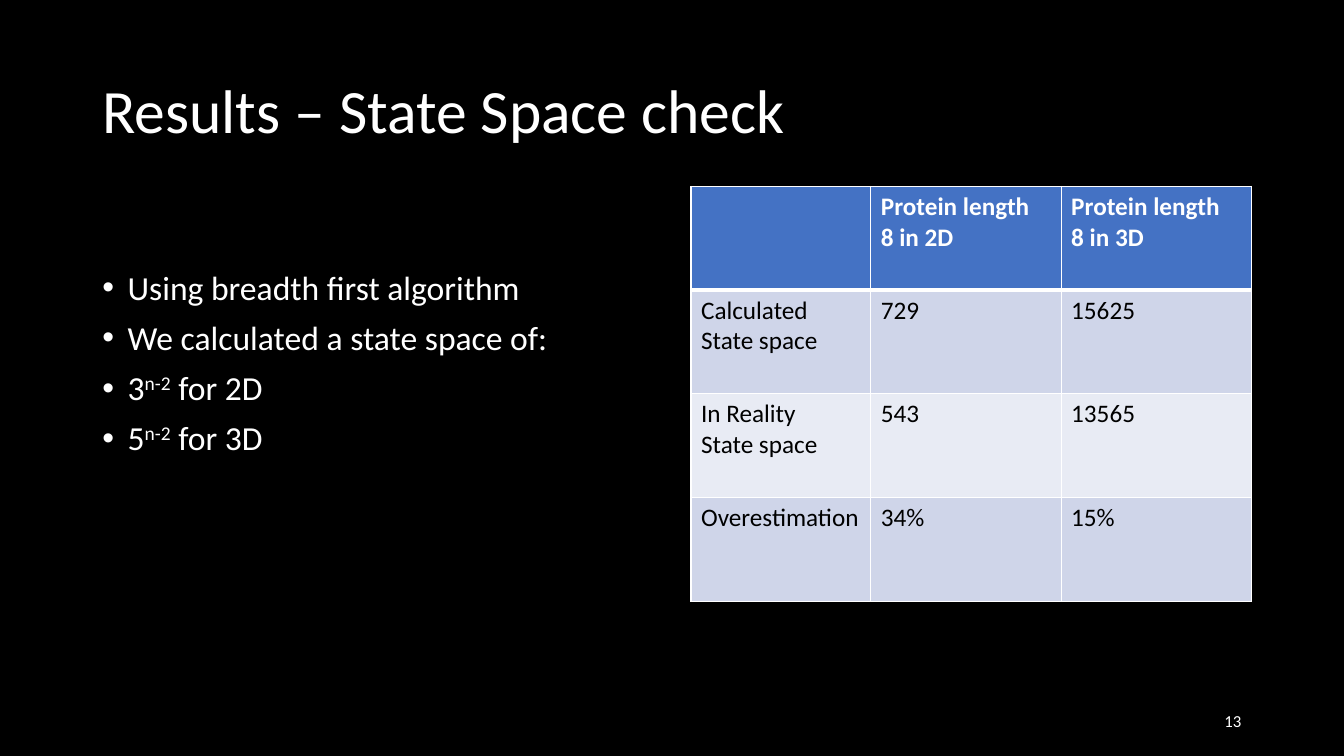
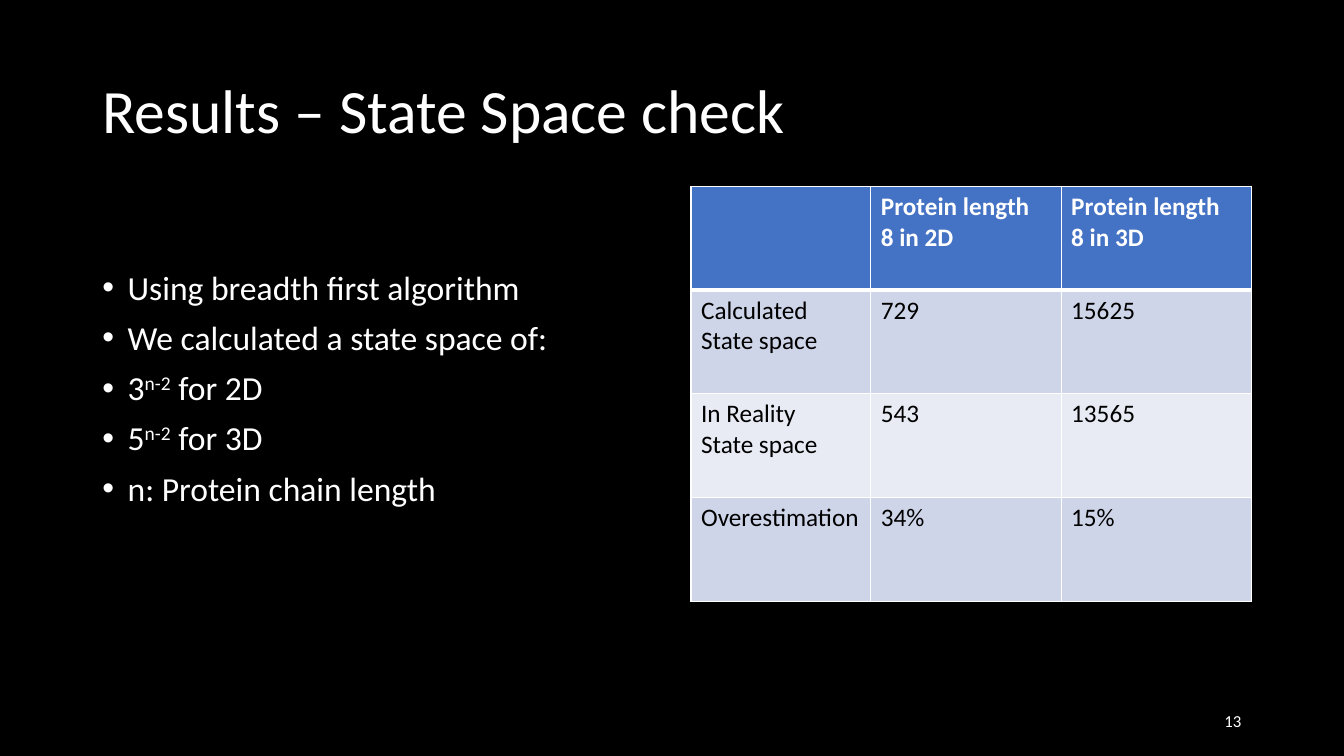
Before and after one commit to Loek21/Protein-Pow-d-er, a slide deck: slide 13 of Documentation/PPP, Week 2, Meeting 1.pptx. Drawn at 1344x756 pixels with LibreOffice and Linux fonts; fonts in the diff are those of the drawing. Boxes give left, top, right and bottom in pixels: in the first picture for what was removed or moved away, otherwise in the second. Text is boxed around its words. In the diff, an @@ line names an element or a change of style, - is before the commit and + after.

```diff
--- a/Documentation/PPP, Week 2, Meeting 1.pptx
+++ b/Documentation/PPP, Week 2, Meeting 1.pptx
@@ text at [128, 477, 435, 507]: paragraph added @@
+• n: Protein chain length
```
Also in this commit, not shown: 4 other slides changed, 1 slide removed, 1 other file.
